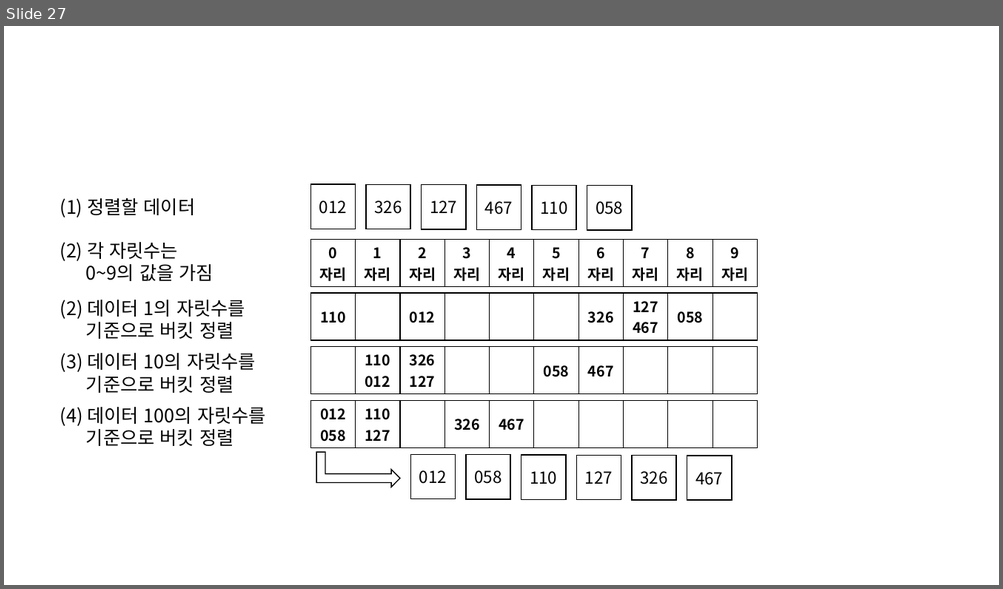
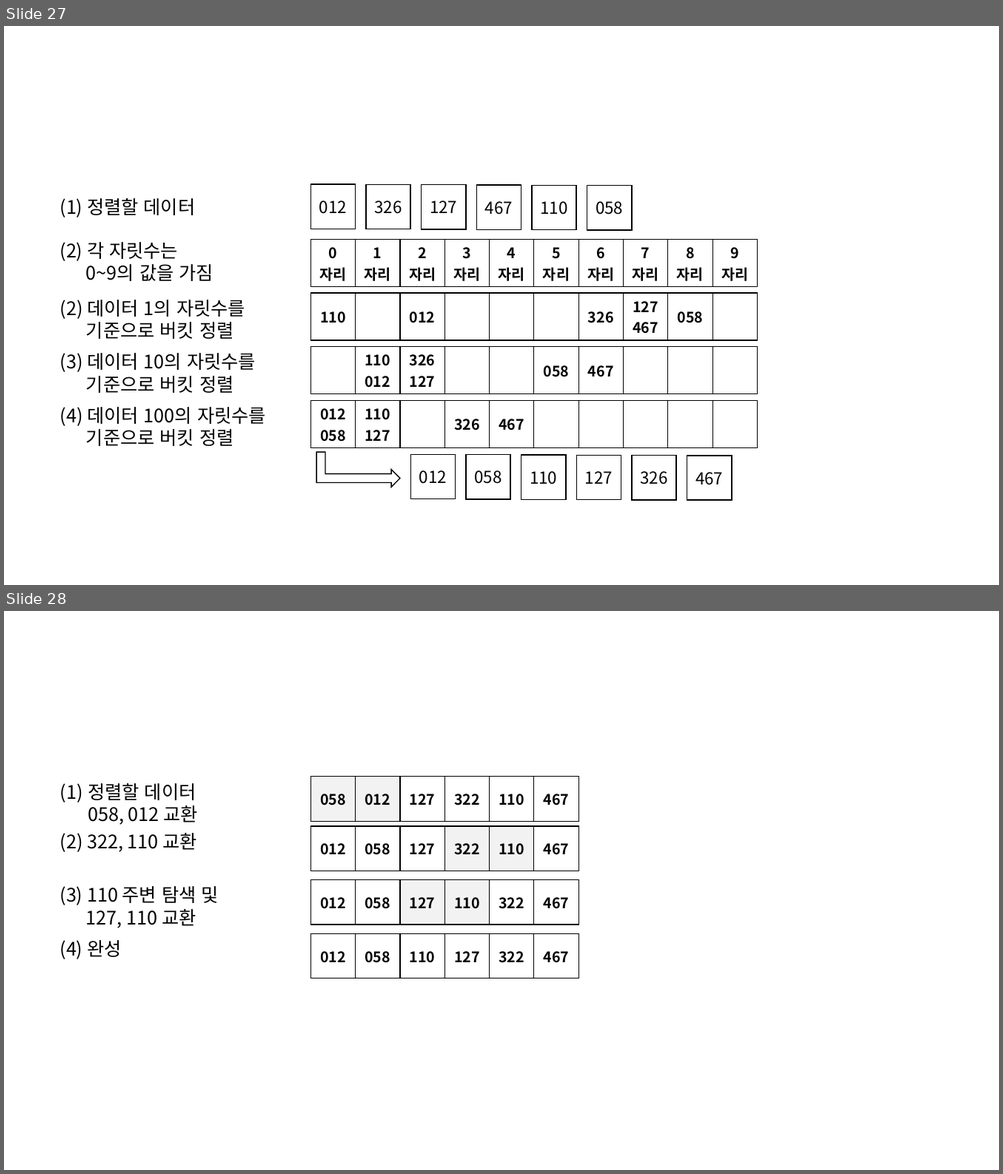
Before and after one commit to jjeong723/Study_note, a slide deck: 1st_study.pptx. Shown one above the other, each under a label of ours: slide 27 before the commit, slides 27 and 28 after it. The pictures are 1003x589 and 1003x1174 pixels, drawn with LibreOffice and Linux fonts; fonts in the diff are those of the drawing. Boxes give left, top, right and bottom in pixels: in the first picture for what was removed or moved away, otherwise in the second. Text is boxed around its words. In the diff, an @@ line names an element or a change of style, - is before the commit and + after.

```diff
--- a/1st_study.pptx
+++ b/1st_study.pptx
@@ slide 28 added at <box>4,611,999,1170</box>, background #FFFFFF @@
@@ text added at <box>88,783,198,825</box>, 18 pt, text #000000 @@
+(1) 정렬할 데이터
+    058, 012 교환
@@ table added at <box>310,777,579,821</box>, 1 rows, 6 columns @@
+058 | 012 | 127 | 322 | 110 | 467
@@ table added at <box>310,826,579,871</box>, 1 rows, 6 columns @@
+012 | 058 | 127 | 322 | 110 | 467
@@ text added at <box>60,833,196,852</box>, 18 pt, text #000000 @@
+(2) 322, 110 교환
@@ text added at <box>60,886,219,928</box>, 18 pt, text #000000 @@
+(3) 110 주변 탐색 및
+127, 110 교환
@@ table added at <box>310,880,579,925</box>, 1 rows, 6 columns @@
+012 | 058 | 127 | 110 | 322 | 467
@@ text added at <box>60,940,121,960</box>, 18 pt, text #000000 @@
+(4) 완성
@@ table added at <box>310,934,579,979</box>, 1 rows, 6 columns @@
+012 | 058 | 110 | 127 | 322 | 467
```
Also in this commit, not shown: 2 other files.
